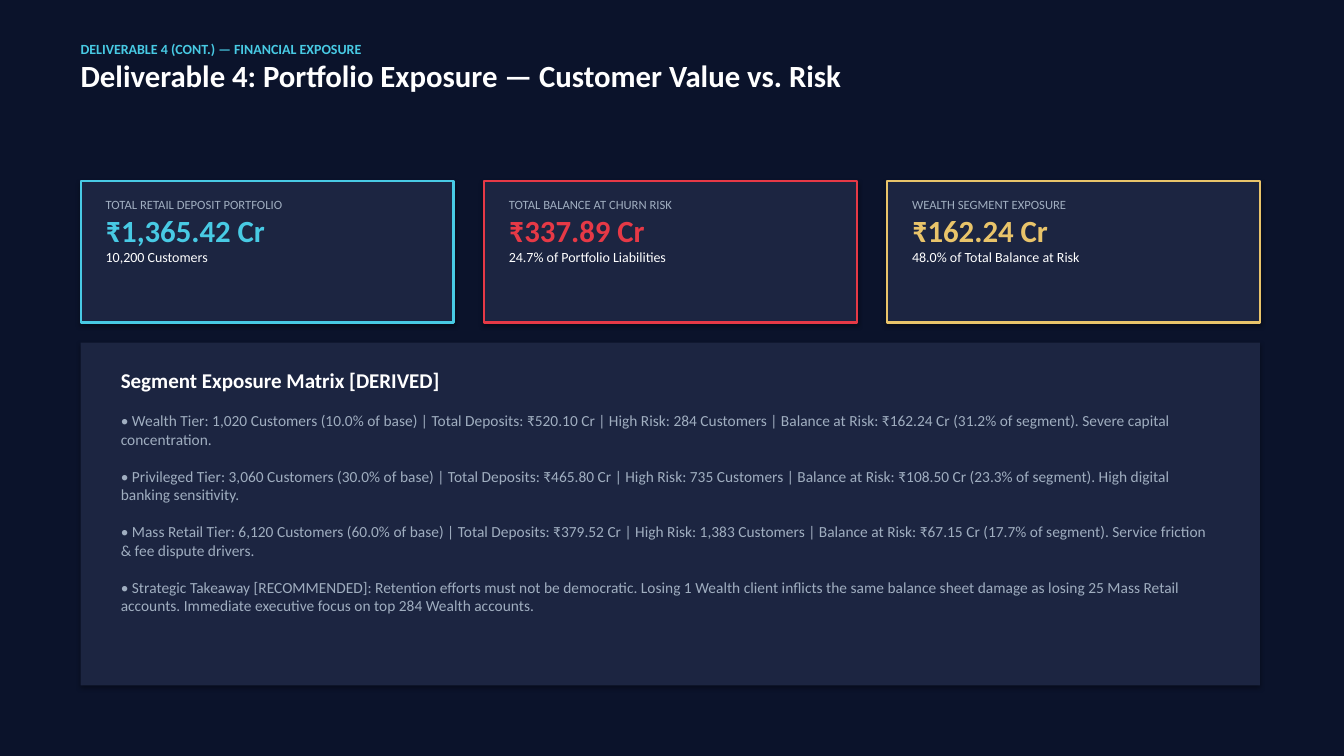
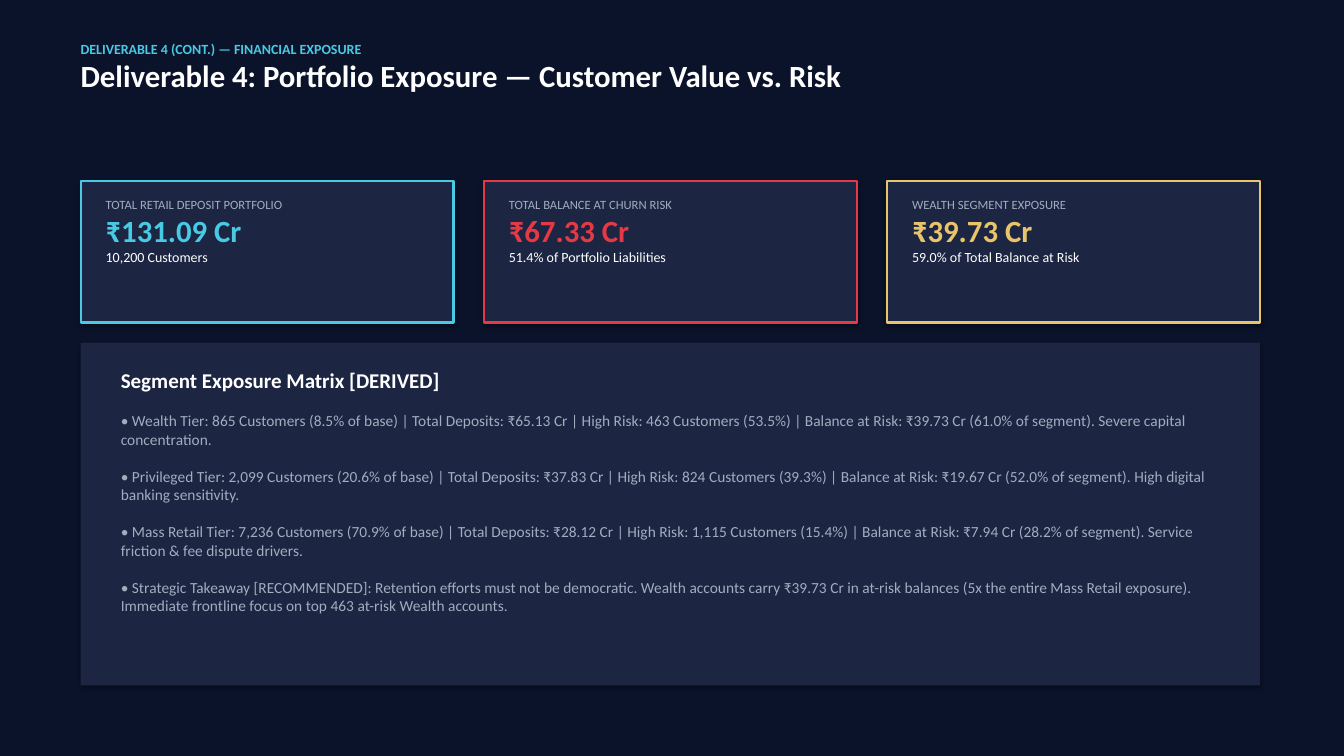
Before and after one commit to Harshul14/Wells-Fargo, a slide deck: slide 8 of output/Apex_Retail_Bank_Executive_Presentation.pptx. Drawn at 1344x756 pixels with LibreOffice and Linux fonts; fonts in the diff are those of the drawing. Boxes give left, top, right and bottom in pixels: in the first picture for what was removed or moved away, otherwise in the second. Text is boxed around its words. In the diff, an @@ line names an element or a change of style, - is before the commit and + after.

Commit message:
fix: reconcile final deliverables and presentation deck to ground-truth figures
- Synchronize PowerPoint decks (14 slides) to verified deposit liabilities (₹131.09 Cr) and churn balance at risk (₹67.33 Cr / 51.37%)
- Update segment at-risk distribution (Wealth: ₹39.73 Cr, Privileged: ₹19.67 Cr, Mass Retail: ₹7.94 Cr)
- Reconcile frontline archetypes (A-F) and top 5 branch hubs (BR004, BR001, BR023, BR014, BR012)
- Update auditor.py and checklist_builder.py to reflect exact ground truth and regenerate audit workbooks
- Synchronize narrative figures across docs (06, 07, 09, 10, FINAL_README, powerbi/README)

```diff
--- a/output/Apex_Retail_Bank_Executive_Presentation.pptx
+++ b/output/Apex_Retail_Bank_Executive_Presentation.pptx
@@ text at <box>106,222,241,242</box>: text changed @@
-₹1,365.42 Cr
+₹131.09 Cr
@@ text at <box>509,221,666,262</box>: text changed @@
-₹337.89 Cr
-24.7% of Portfolio Liabilities
+₹67.33 Cr
+51.4% of Portfolio Liabilities
@@ text at <box>912,222,1080,262</box>: text changed @@
-₹162.24 Cr
-48.0% of Total Balance at Risk
+₹39.73 Cr
+59.0% of Total Balance at Risk
@@ text at <box>121,415,1204,614</box>: text changed @@
-• Wealth Tier: 1,020 Customers (10.0% of base) | Total Deposits: ₹520.10 Cr | High Risk: 284 Customers | Balance at Risk: ₹162.24 Cr (31.2% of segment). Severe capital concentration.
-• Privileged Tier: 3,060 Customers (30.0% of base) | Total Deposits: ₹465.80 Cr | High Risk: 735 Customers | Balance at Risk: ₹108.50 Cr (23.3% of segment). High digital banking sensitivity.
-• Mass Retail Tier: 6,120 Customers (60.0% of base) | Total Deposits: ₹379.52 Cr | High Risk: 1,383 Customers | Balance at Risk: ₹67.15 Cr (17.7% of segment). Service friction & fee dispute drivers.
-• Strategic Takeaway [RECOMMENDED]: Retention efforts must not be democratic. Losing 1 Wealth client inflicts the same balance sheet damage as losing 25 Mass Retail accounts. Immediate executive focus on top 284 Wealth accounts.
+• Wealth Tier: 865 Customers (8.5% of base) | Total Deposits: ₹65.13 Cr | High Risk: 463 Customers (53.5%) | Balance at Risk: ₹39.73 Cr (61.0% of segment). Severe capital concentration.
+• Privileged Tier: 2,099 Customers (20.6% of base) | Total Deposits: ₹37.83 Cr | High Risk: 824 Customers (39.3%) | Balance at Risk: ₹19.67 Cr (52.0% of segment). High digital banking sensitivity.
+• Mass Retail Tier: 7,236 Customers (70.9% of base) | Total Deposits: ₹28.12 Cr | High Risk: 1,115 Customers (15.4%) | Balance at Risk: ₹7.94 Cr (28.2% of segment). Service friction & fee dispute drivers.
+• Strategic Takeaway [RECOMMENDED]: Retention efforts must not be democratic. Wealth accounts carry ₹39.73 Cr in at-risk balances (5x the entire Mass Retail exposure). Immediate frontline focus on top 463 at-risk Wealth accounts.
```
Also in this commit, not shown: 5 other slides changed, 15 other files.
